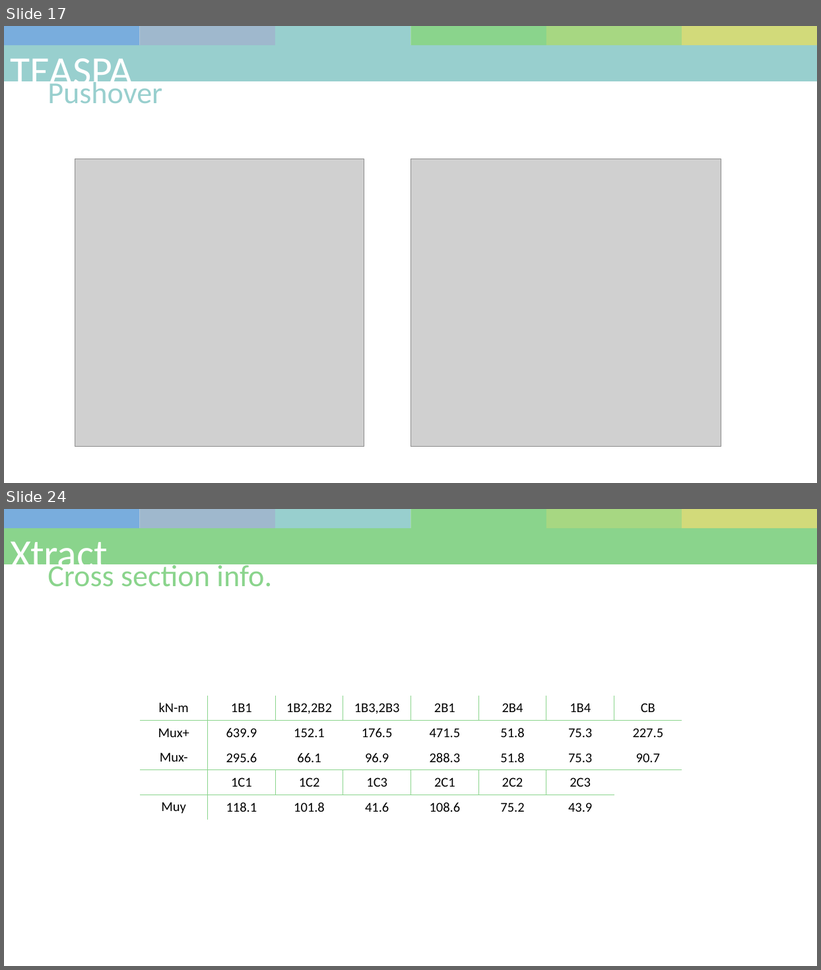
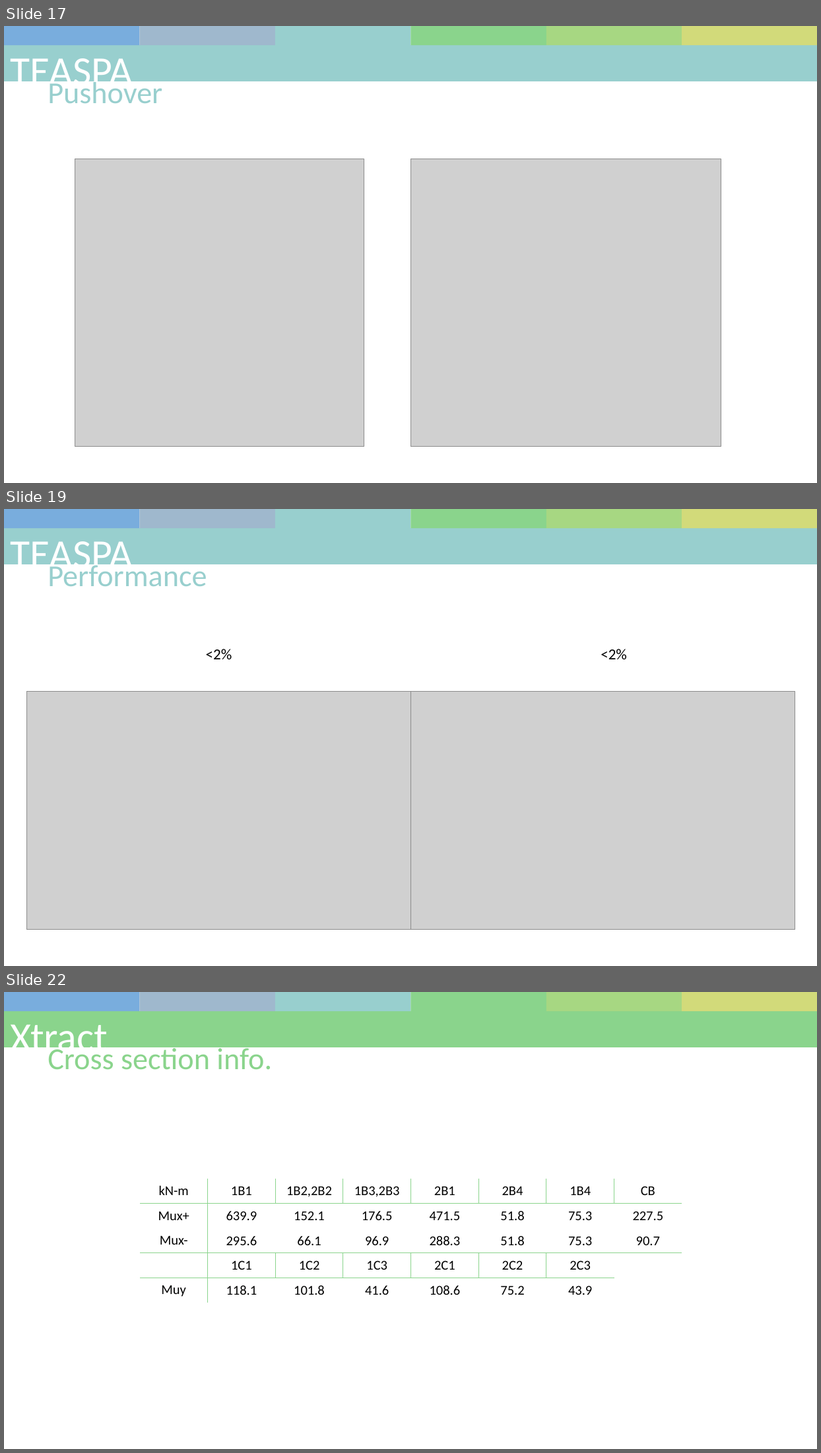
Before and after one commit to skyran1278/matlab, a slide deck: 10-pa/project/20190102.pptx. Shown one above the other, each under a label of ours: slides 17 and 24 before the commit, slides 17, 19 and 22 after it; the slides between them are not shown. The pictures are 821x970 and 821x1453 pixels, drawn with LibreOffice and Linux fonts; fonts in the diff are those of the drawing; grey boxes stand for pictures. Boxes give left, top, right and bottom in pixels: in the first picture for what was removed or moved away, otherwise in the second. Text is boxed around its words. In the diff, an @@ line names an element or a change of style, - is before the commit and + after.

```diff
--- a/10-pa/project/20190102.pptx
+++ b/10-pa/project/20190102.pptx
@@ slide 19 added at (x1=4, y1=509, x2=817, y2=966), background #FFFFFF @@
@@ rectangle added at (x1=4, y1=528, x2=817, y2=564), fill #98CFCE @@
@@ rectangle added at (x1=4, y1=509, x2=139, y2=528), fill #79ADDD @@
@@ rectangle added at (x1=139, y1=509, x2=275, y2=528), fill #9FB8CD @@
@@ rectangle added at (x1=275, y1=509, x2=411, y2=528), fill #98CFCE @@
@@ rectangle added at (x1=411, y1=509, x2=547, y2=528), fill #8AD48C @@
@@ rectangle added at (x1=547, y1=509, x2=682, y2=528), fill #A7D782 @@
@@ rectangle added at (x1=682, y1=509, x2=817, y2=528), fill #D2DA7A @@
@@ text added at (x1=10, y1=541, x2=133, y2=578), 48 pt, text #FFFFFF @@
+TEASPA
@@ text added at (x1=48, y1=561, x2=207, y2=586), 36 pt, text #98CFCE @@
+Performance
@@ text added at (x1=206, y1=649, x2=232, y2=659), 18 pt, text #000000 @@
+<2%
@@ text added at (x1=601, y1=649, x2=627, y2=659), 18 pt, text #000000 @@
+<2%
@@ picture added at (x1=26, y1=691, x2=411, y2=930) @@
@@ picture added at (x1=411, y1=691, x2=795, y2=930) @@
@@ what was slide 24 is now slide 22 @@
```
Also in this commit, not shown: 1 slide changed, 2 other slides added, 5 slides removed, 1 other file.
